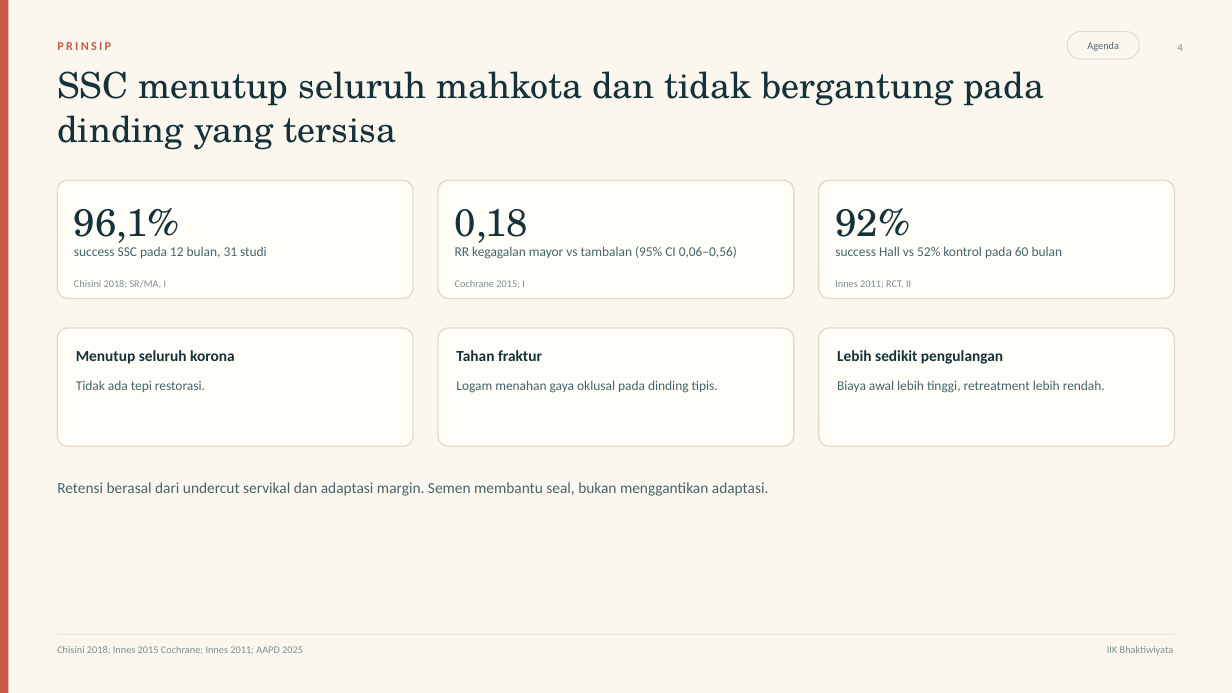
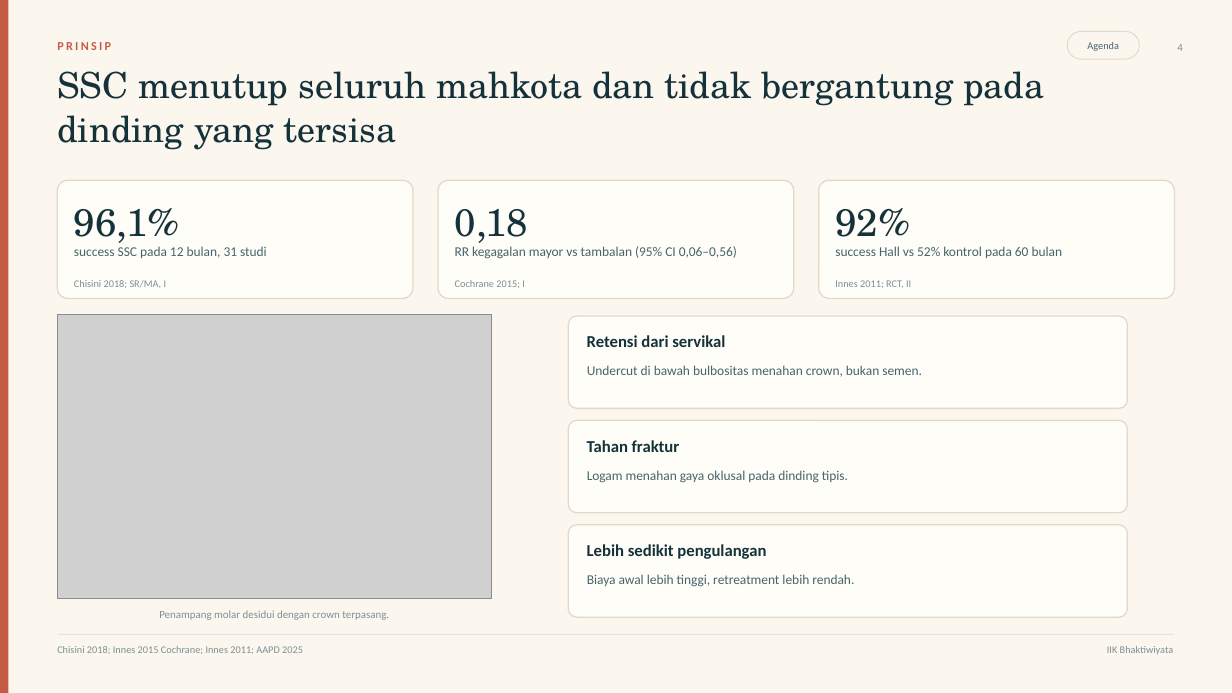
Before and after one commit to maskchanel14-source/agents, a slide deck: slide 4 of deliverables/ssc-pedodonsia/ssc-pedodonsia.pptx. Drawn at 1232x693 pixels with LibreOffice and Linux fonts; fonts in the diff are those of the drawing; grey boxes stand for pictures. Boxes give left, top, right and bottom in pixels: in the first picture for what was removed or moved away, otherwise in the second. Text is boxed around its words. In the diff, an @@ line names an element or a change of style, - is before the commit and + after.

Commit message:
Ilustrasi: ganti sketsa vektor dengan anatomi bergambar beranotasi
- Sampul, prinsip SSC, preparasi, Hall, alternatif estetik, dan panel langkah memakai ilustrasi anatomi berlabel
- assets/art: SVG anotasi + JPEG deck; assets/src: berkas asli
- tools/build_art.py, tools/render_svg.js, tools/print_pdf.js untuk regenerasi
- PPTX dan PDF dibangun ulang dari sumber yang sama

```diff
--- a/deliverables/ssc-pedodonsia/ssc-pedodonsia.pptx
+++ b/deliverables/ssc-pedodonsia/ssc-pedodonsia.pptx
@@ rounded rectangle removed at [57,328,413,446] @@
@@ picture added at [57,314,492,599] @@
@@ rounded rectangle removed at [438,328,794,446] @@
@@ rounded rectangle: place and size @@
-rounded rectangle at [819,328,1175,446]
+rounded rectangle at [568,316,1128,409]
@@ text removed at [76,350,235,364] @@
-Menutup seluruh korona
@@ text added at [587,335,725,347], 13 pt, text #15323A, bold @@
+Retensi dari servikal
@@ text removed at [76,380,205,392] @@
-Tidak ada tepi restorasi.
@@ text added at [587,365,922,377], 10.5 pt, text #47646C @@
+Undercut di bawah bulbositas menahan crown, bukan semen.
@@ rounded rectangle added at [568,421,1128,513], fill #FFFDF8, outline #E3D9C8 1 pt @@
@@ text "Tahan fraktur": place and size @@
-text "Tahan fraktur" at [456,350,542,361]
+text "Tahan fraktur" at [587,440,680,452]
@@ text "Tahan fraktur" at [587,440,680,452]: size 12 to 13 pt @@
@@ text "Logam menahan gaya oklusal pada ...": place and size @@
-text "Logam menahan gaya oklusal pada ..." at [456,380,718,393]
+text "Logam menahan gaya oklusal pada ..." at [587,470,848,483]
@@ text removed at [57,482,769,496] @@
-Retensi berasal dari undercut servikal dan adaptasi margin. Semen membantu seal, bukan menggantikan adaptasi.
@@ rounded rectangle added at [568,525,1128,617], fill #FFFDF8, outline #E3D9C8 1 pt @@
@@ text "Lebih sedikit pengulangan" at [587,544,766,559]: size 12 to 13 pt @@
@@ text "Lebih sedikit pengulangan": place and size @@
-text "Lebih sedikit pengulangan" at [837,350,1003,364]
+text "Lebih sedikit pengulangan" at [587,544,766,559]
@@ text "Biaya awal lebih tinggi, retreatment ...": place and size @@
-text "Biaya awal lebih tinggi, retreatment ..." at [837,380,1105,393]
+text "Biaya awal lebih tinggi, retreatment ..." at [587,574,854,587]
@@ text added at [159,610,389,620], 8.5 pt, text #7D8F93 @@
+Penampang molar desidui dengan crown terpasang.
```
Also in this commit, not shown: 4 other slides changed, 43 other files.
